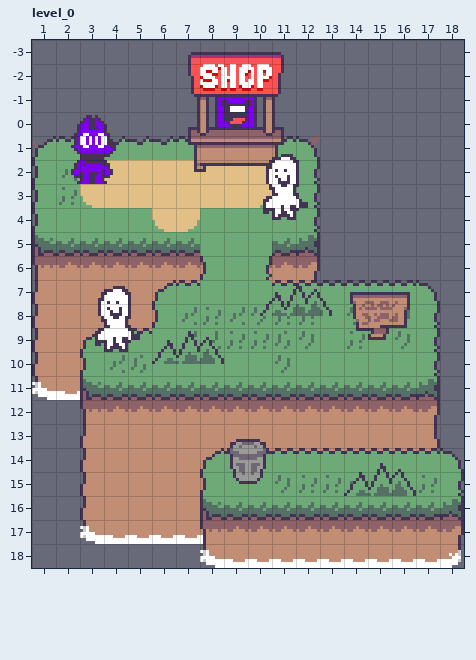
One commit to this LDtk project: assets/map_test.ldtk. This is how it looked before the edit.
Cells are 8x8 px. Shown: level_0 x 1..18, y -3..18. The commit also changed other parts of the map, which this record leaves out. The old version is drawn lined up with the new one.
Once edited:
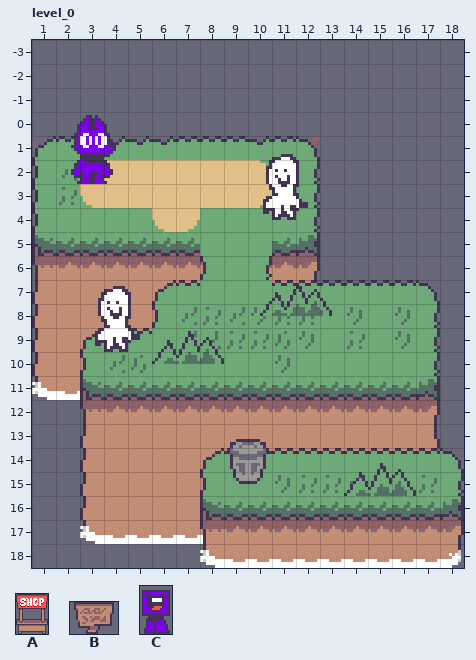
Key: from "atl_main2": A 7, B 14, C 123.
Objects are placed by their top-left corner, in cells (3,4 is the top-left corner of cell 3,4); size is 1x1 cell unless given.
Change:
map size 21x23 -> 20x20 cells (old content now starts at -1,-4; both pictures use the new coordinates)
Layer "entities":
removed: C "decoration" at 8.5,-1 size 2x3
removed: A "decoration" at 7.5,-2.5 size 4x5
removed: B "decoration" at 14,7.5 size 3x2
Boxes around the changes in both pictures, in picture pixels (x1, y1, x2, y2):
removed: (188, 52, 284, 172)
removed: (350, 292, 410, 340)
